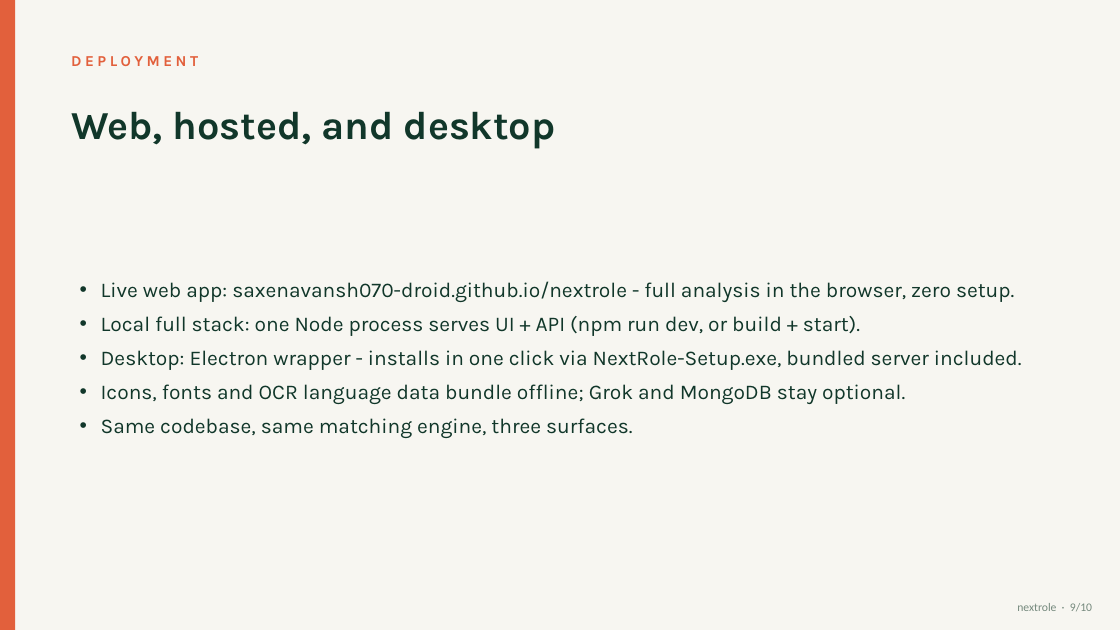
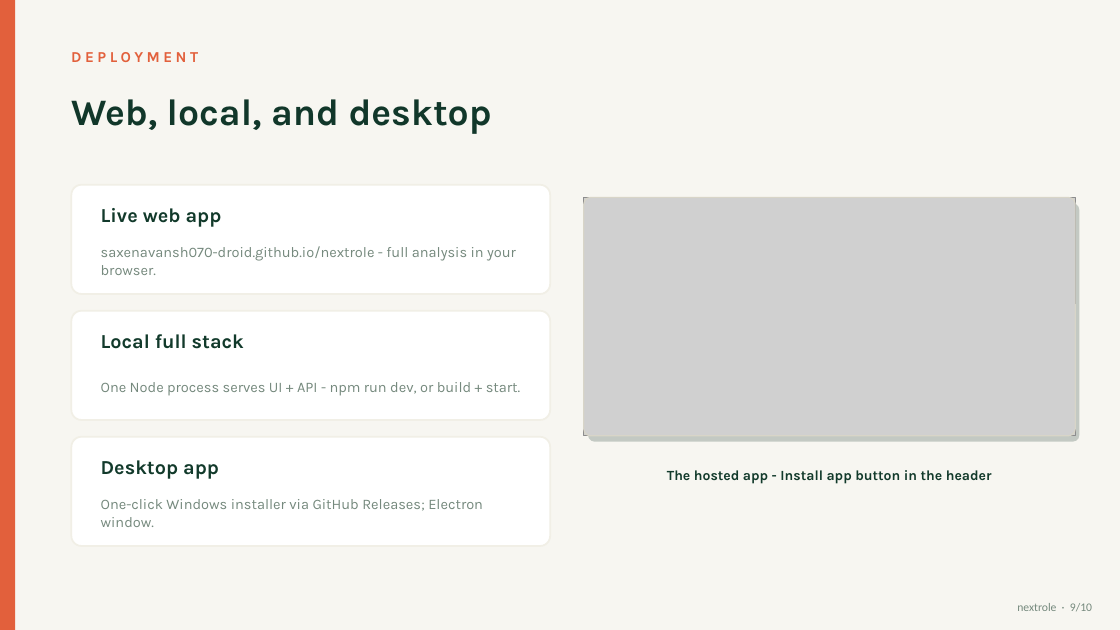
Before and after one commit to saxenavansh070-droid/nextrole, a slide deck: slide 9 of docs/NextRole-Presentation.pptx. Drawn at 1120x630 pixels with LibreOffice and Linux fonts; fonts in the diff are those of the drawing; grey boxes stand for pictures. Boxes give left, top, right and bottom in pixels: in the first picture for what was removed or moved away, otherwise in the second. Text is boxed around its words. In the diff, an @@ line names an element or a change of style, - is before the commit and + after.

Commit message:
Presentation v3: image-led design with real app screenshots and logo

```diff
--- a/docs/NextRole-Presentation.pptx
+++ b/docs/NextRole-Presentation.pptx
@@ text "DEPLOYMENT" moved from (x1=71, y1=56, x2=198, y2=66) to (x1=71, y1=52, x2=198, y2=62) @@
@@ text at (x1=71, y1=99, x2=492, y2=134): text changed; size 34 to 32 pt @@
-Web, hosted, and desktop
+Web, local, and desktop
@@ rounded rectangle added at (x1=71, y1=185, x2=550, y2=294), fill #FFFFFF, outline #F1EFE6 1.5 pt @@
@@ text added at (x1=101, y1=208, x2=222, y2=227), 17 pt, text #123A2B, bold @@
+Live web app
@@ picture added at (x1=584, y1=197, x2=1075, y2=436) @@
@@ rounded rectangle added at (x1=584, y1=197, x2=1075, y2=436), outline #D8D5C8 1 pt @@
@@ rounded rectangle added at (x1=588, y1=203, x2=1080, y2=442), fill #0D2C20 at 22% opacity @@
@@ text added at (x1=101, y1=246, x2=516, y2=275), 12.5 pt, text #75897D @@
+saxenavansh070-droid.github.io/nextrole - full analysis in your browser.
@@ text removed at (x1=101, y1=281, x2=1022, y2=438) @@
-• Live web app: saxenavansh070-droid.github.io/nextrole - full analysis in the browser, zero setup.
-• Local full stack: one Node process serves UI + API (npm run dev, or build + start).
-• Desktop: Electron wrapper - installs in one click via NextRole-Setup.exe, bundled server included.
-• Icons, fonts and OCR language data bundle offline; Grok and MongoDB stay optional.
-• Same codebase, same matching engine, three surfaces.
@@ rounded rectangle added at (x1=71, y1=311, x2=550, y2=420), fill #FFFFFF, outline #F1EFE6 1.5 pt @@
@@ text added at (x1=101, y1=334, x2=244, y2=349), 17 pt, text #123A2B, bold @@
+Local full stack
@@ text added at (x1=101, y1=382, x2=520, y2=396), 12.5 pt, text #75897D @@
+One Node process serves UI + API - npm run dev, or build + start.
@@ rounded rectangle added at (x1=71, y1=437, x2=550, y2=546), fill #FFFFFF, outline #F1EFE6 1.5 pt @@
@@ text added at (x1=101, y1=460, x2=219, y2=479), 17 pt, text #123A2B, bold @@
+Desktop app
@@ text added at (x1=667, y1=470, x2=992, y2=484), 12 pt, text #123A2B, bold @@
+The hosted app - Install app button in the header
@@ text added at (x1=101, y1=499, x2=483, y2=527), 12.5 pt, text #75897D @@
+One-click Windows installer via GitHub Releases; Electron window.
```
Also in this commit, not shown: 8 other slides changed, 1 slide added, 1 slide removed.
